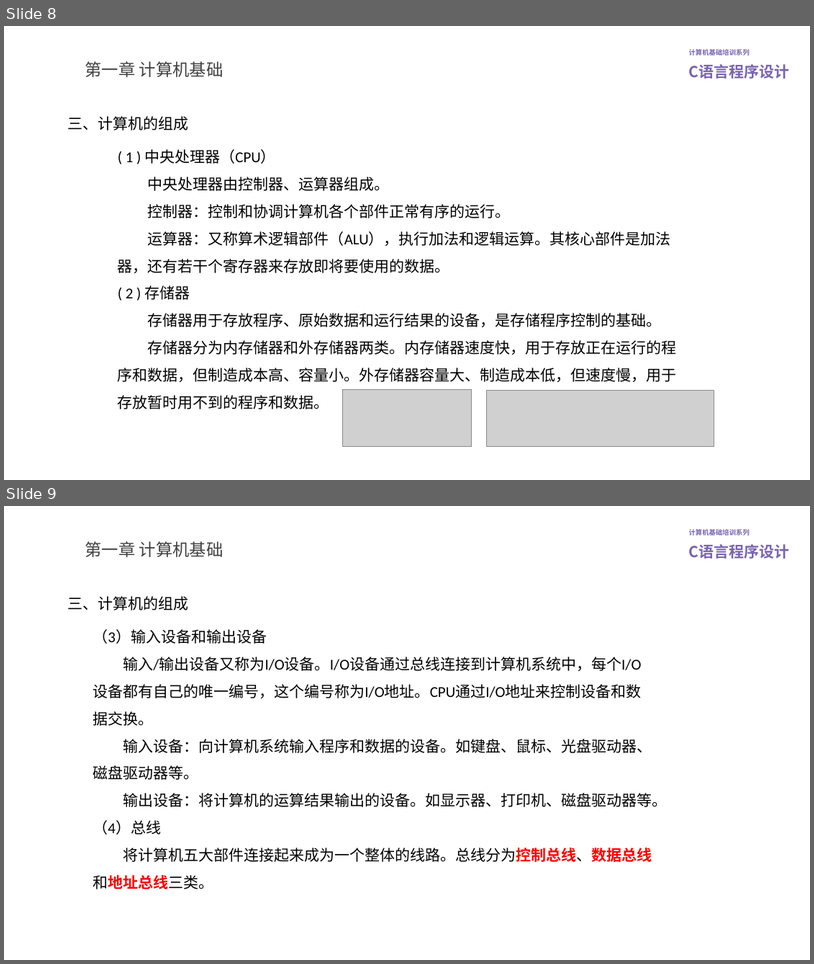
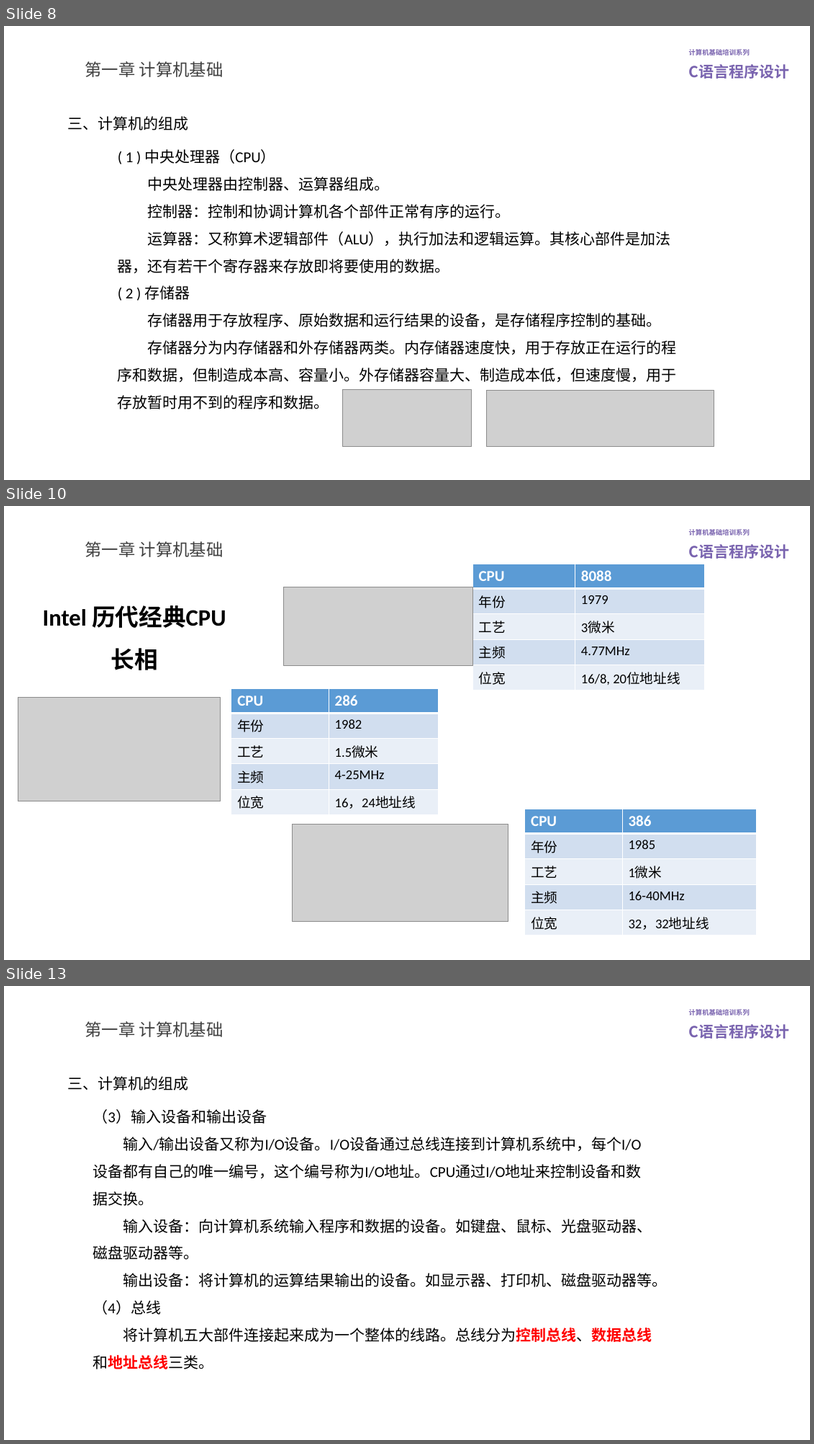
Before and after one commit to lovegce/training-courseware, a slide deck: C语言程序设计.pptx. Shown one above the other, each under a label of ours: slides 8 and 9 before the commit, slides 8, 10 and 13 after it; the slides between them are not shown. The pictures are 814x964 and 814x1444 pixels, drawn with LibreOffice and Linux fonts; fonts in the diff are those of the drawing; grey boxes stand for pictures; background and template pictures are left out. Boxes give left, top, right and bottom in pixels: in the first picture for what was removed or moved away, otherwise in the second. Text is boxed around its words. In the diff, an @@ line names an element or a change of style, - is before the commit and + after.

```diff
--- a/C语言程序设计.pptx
+++ b/C语言程序设计.pptx
@@ slide 10 added at (4,506,810,960), background #FFFFFF; not listed: 2 template elements that a slide beside it also shows @@
@@ title added at (85,541,224,557), 20 pt, text #404040 @@
+第一章 计算机基础
@@ table added at (473,564,705,687), 5 rows, 2 columns @@
+CPU | 8088
+年份 | 1979
+工艺 | 3微米
+主频 | 4.77MHz
+位宽 | 16/8, 20位地址线
@@ picture added at (284,587,473,665) @@
@@ text added at (43,605,226,670), 28 pt, text #000000, bold @@
+Intel 历代经典CPU
+长相
@@ picture added at (18,698,221,801) @@
@@ table added at (232,688,438,811), 5 rows, 2 columns @@
+CPU | 286
+年份 | 1982
+工艺 | 1.5微米
+主频 | 4-25MHz
+位宽 | 16，24地址线
@@ picture added at (293,824,509,921) @@
@@ table added at (525,809,758,944), 5 rows, 2 columns @@
+CPU | 386
+年份 | 1985
+工艺 | 1微米
+主频 | 16-40MHz
+位宽 | 32，32地址线
@@ what was slide 9 is now slide 13 @@
```
Also in this commit, not shown: 1 slide changed, 3 other slides added, 10 other files.
